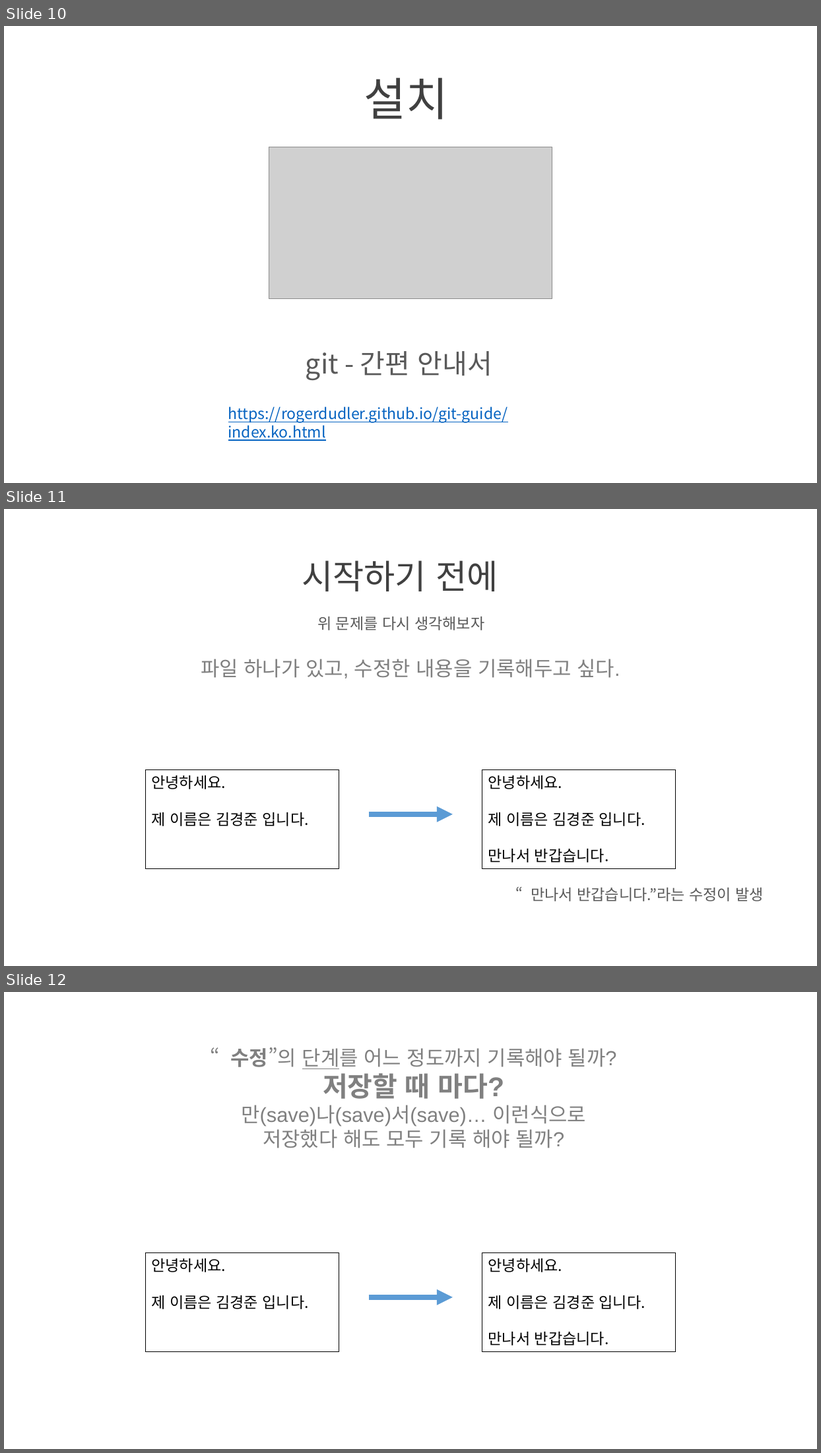
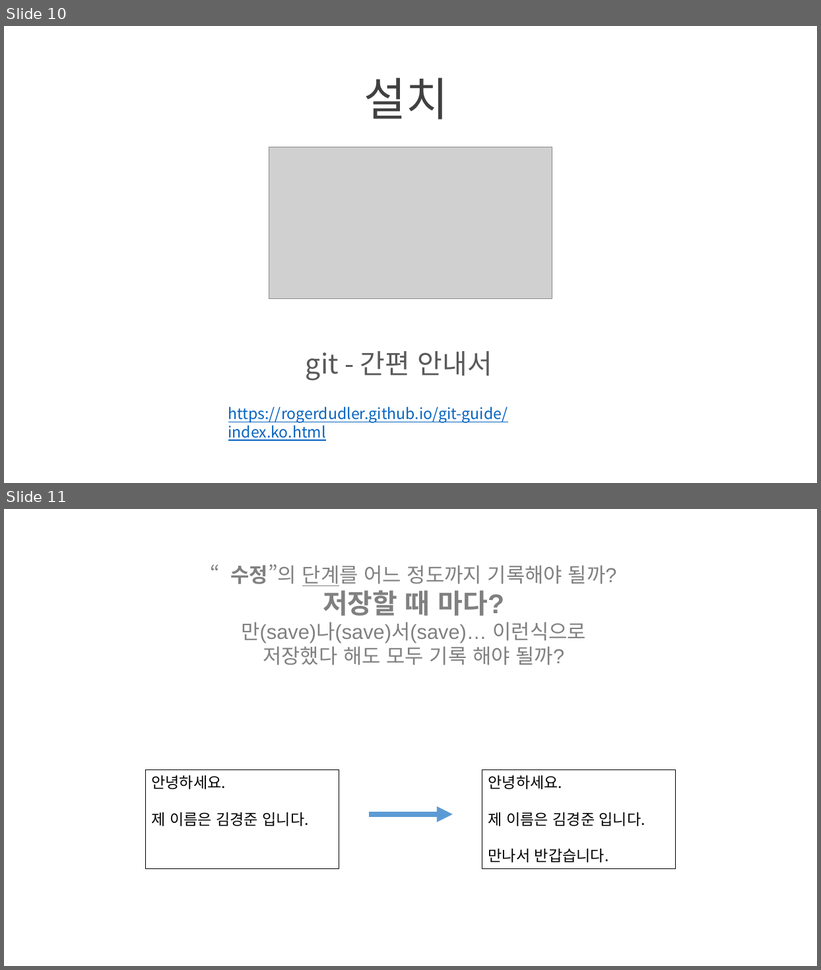
Before and after one commit to juniair/Summary-PPT, a slide deck: git 사용법.pptx. Shown one above the other, each under a label of ours: slides 10, 11 and 12 before the commit, slides 10 and 11 after it. The pictures are 821x1453 and 821x970 pixels, drawn with LibreOffice and Linux fonts; fonts in the diff are those of the drawing; grey boxes stand for pictures. Boxes give left, top, right and bottom in pixels: in the first picture for what was removed or moved away, otherwise in the second. Text is boxed around its words. In the diff, an @@ line names an element or a change of style, - is before the commit and + after.

```diff
--- a/git 사용법.pptx
+++ b/git 사용법.pptx
@@ slide 11 removed at <box>4,509,817,966</box>, background #FFFFFF @@
@@ text removed at <box>302,560,498,591</box> @@
-시작하기 전에
@@ text removed at <box>318,617,484,630</box> @@
-위 문제를 다시 생각해보자
@@ text removed at <box>201,659,620,679</box> @@
-파일 하나가 있고, 수정한 내용을 기록해두고 싶다.
@@ rectangle removed at <box>145,770,339,869</box> @@
-안녕하세요.
-제 이름은 김경준 입니다.
@@ rectangle removed at <box>482,770,676,869</box> @@
-안녕하세요.
-제 이름은 김경준 입니다.
-만나서 반갑습니다.
@@ arrow removed from (369, 815) to (453, 815) @@
@@ text removed at <box>531,888,764,902</box> @@
-“만나서 반갑습니다.”라는 수정이 발생
@@ what was slide 12 is now slide 11 @@
```
Also in this commit, not shown: 2 slides changed, 9 slides added.
